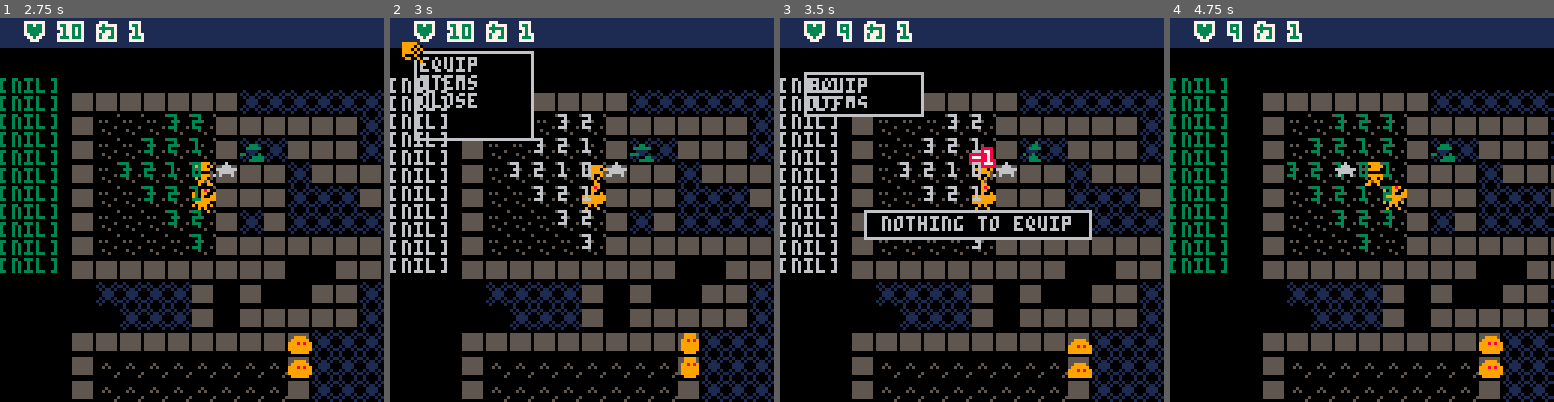
Above: before the commit, frames 1-4 (left to right).
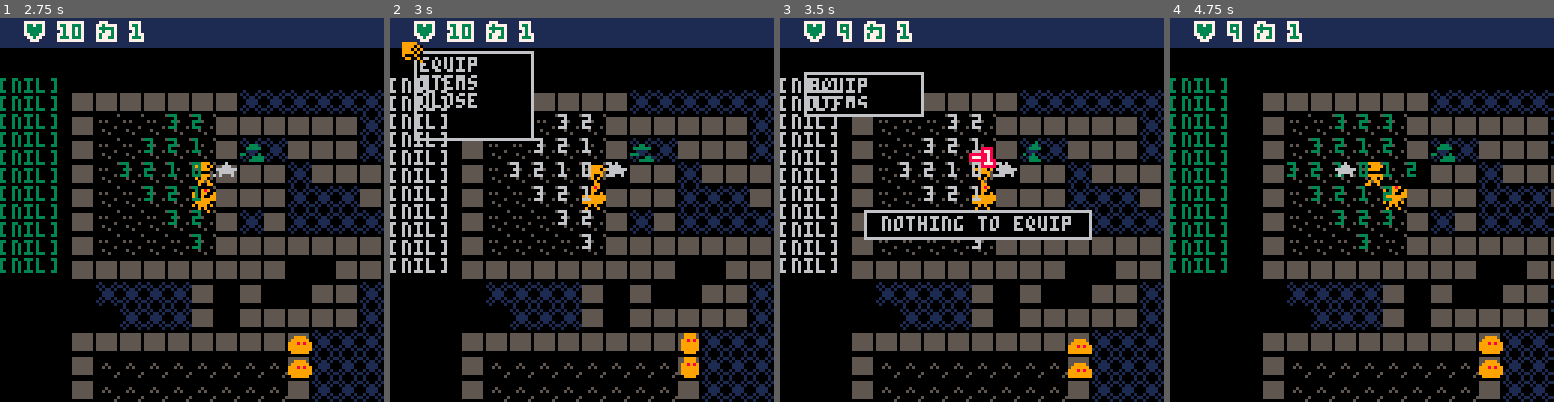
Above: after the commit, the same moments.

Repository: chebastian/picoabyss
Game: PICO-8 cartridge rouge.p8
The game is run twice, just before and just after one commit, with the same random seed, the same clock (stepped at 60 frames per second) and the same inputs.
Inputs:
- Up to frame 1 (2.75 s): tap X (X key) at 0.33, 1.07, 1.85 s; tap O (Z key) at 0.7, 1.7, 2.1, 2.5 s; hold Right 1.6-2.1 s; hold Up 2.15-2.42 s; hold Right from 2.47 s (still down)
- Up to frame 2 (3 s): keep holding Right; tap O (Z key) at 2.9 s; tap X (X key) at 2.97 s
- Up to frame 3 (3.5 s): release Right at 3.03 s; hold Left from 3.08 s (still down); tap O (Z key) at 3.3 s
- Up to frame 4 (4.75 s): release Left at 3.58 s; hold Down 3.63-3.97 s; tap O (Z key) at 3.7, 4.1, 4.5 s; hold Right 4.02-4.68 s; tap X (X key) at 4.08 s; hold Up from 4.73 s (still down)

Frame 1 is identical in both runs. In frame 2, 0.2% of the frame differs, in the area x 56-62%, y 37-43%; in frame 3, 0.2%; in frame 4, 0.3%, in the area x 61-68%, y 37-43%.

Commit message:
tmp, allow to carve through walls

Diff:
--- a/rouge.p8
+++ b/rouge.p8
@@ -744,6 +744,9 @@
    mset(at.x,at.y,tile-1)
    -- ★ add rnd potion
   end
+
+  -- ★ tmp to dig walls
+  mset(at.x,at.y,0)
 
   if tile == 11 and is_player(ent) then
    local lo_idx = flr(max(1,rnd(#_lo_chst)))
